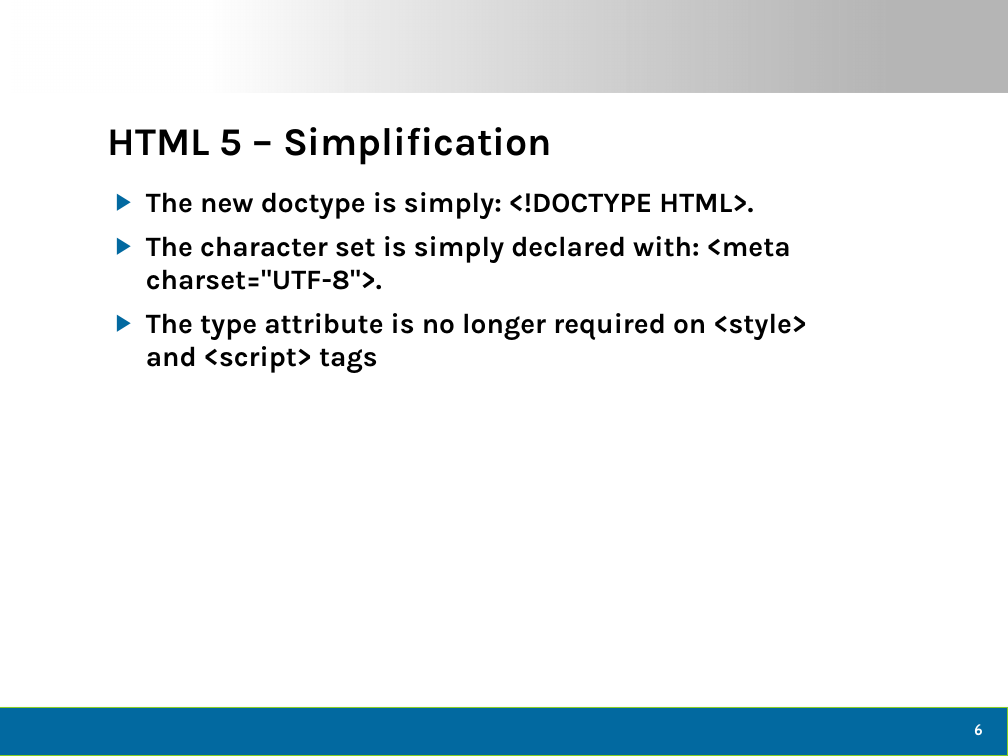
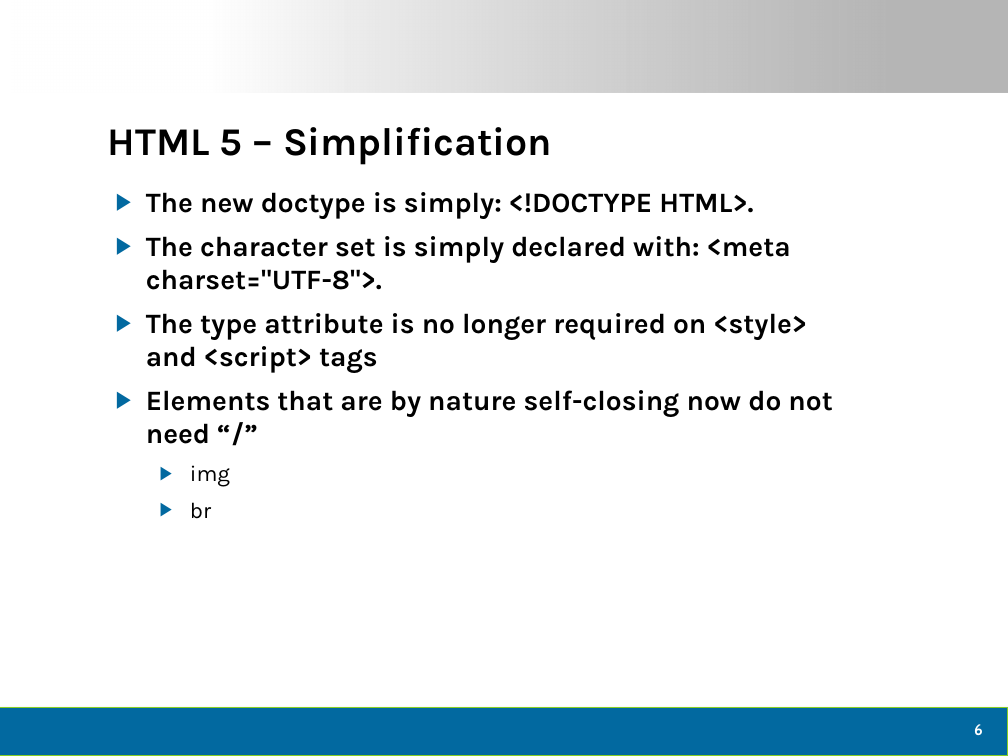
Before and after one commit to dtomyn/HTML5Demo1, a slide deck: slide 7 of Docs/2012 - Live360 Event Review (NEWER).pptx. Drawn at 1008x756 pixels with LibreOffice and Linux fonts; fonts in the diff are those of the drawing; background and template pictures are left out. Boxes give left, top, right and bottom in pixels: in the first picture for what was removed or moved away, otherwise in the second. Text is boxed around its words. In the diff, an @@ line names an element or a change of style, - is before the commit and + after.

```diff
--- a/Docs/2012 - Live360 Event Review (NEWER).pptx
+++ b/Docs/2012 - Live360 Event Review (NEWER).pptx
@@ text at (x1=146, y1=390, x2=832, y2=519): paragraphs added @@
+▶ Elements that are by nature self-closing now do not need “/”
+  ▶ img
+  ▶ br
```
Also in this commit, not shown: 12 other slides changed, 2 slides added, 3 other files.
